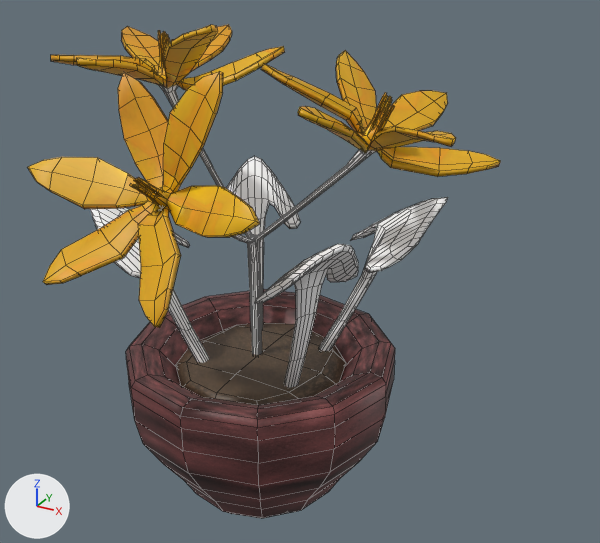
Renders of the FBX model Assets/Prefab/smallflowerpot.fbx from each side of a commit.
One viewpoint serves both versions: a 50 mm camera at (0.00511, -0.00823, 0.00745) aimed at (0.00071, -0.00022, 0.00345). Arrows for +X, +Y and +Z are at lower left; the lights stay in place. Mesh edges are drawn as thin lines. Where no turn or scale is listed for an object, it has been applied to the vertices.

Objects in the first picture: 'dirt', 'leaves1', 'leaves2', 'leaves3', 'leaves4', 'pot', 'tigerlily2'.
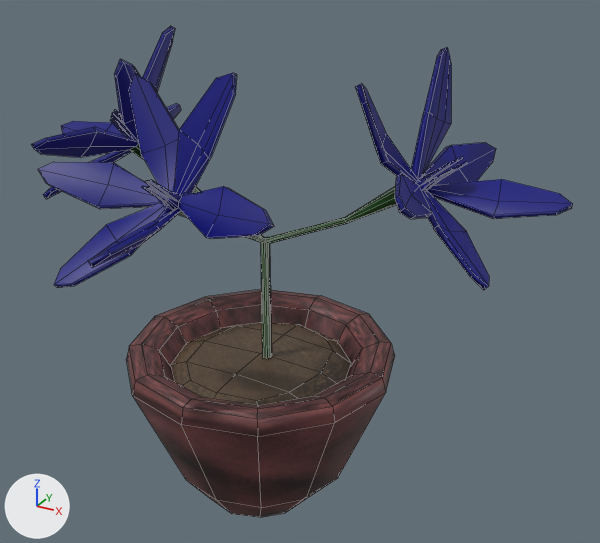
Where the newer file only moved an object's origin or applied its transform, the numbers keep the older frame.

What changed in the scene script:
```text
Add img_flowertexture2_jpg:
    img_flowertexture2_jpg = load_image('flowertexture2.jpg', '../Material/flowertexture2.jpg', 2048, 2048, 'sRGB')
Add img_darkpuredgrass_jpg:
    img_darkpuredgrass_jpg = load_image('darkpuredgrass.jpg', '../Material/darkpuredgrass.jpg', 1500, 1500, 'sRGB')
Add mat_petalshader:
    mat_petalshader = principled_material('petalshader')
    mat_petalshader.texture = img_flowertexture2_jpg
Add mat_stem1:
    mat_stem1 = principled_material('stem1')
    mat_stem1.texture = img_darkpuredgrass_jpg
Change me_mesh:
    used by ob_pot; location = (0.0, 0.0, 0.00059)
    remove me_mesh.from_pydata(...)  # 186 vertices, 184 faces; spans x -0.0018..0.0018, y -0.00178..0.00178, z -0.00068..0.00159
    add me_mesh.from_pydata(...)  # 87 vertices, 80 faces; spans x -0.0018..0.0018, y -0.00178..0.00178, z -0.00068..0.00159
    me_mesh part 2
    99 vertices are removed from x -0.0018..0.0018, y -0.00178..0.00178, z -0.00028..0.00131
    128 faces are deleted
    12 vertices in x -0.0018..0.0018, y -0.00178..0.00178, z 0.00148 move by (0.0, 0.0, -0.00011)
    12 vertices move from x -0.00104..0.00104, y -0.00102..0.00102, z -0.00044 to x -0.00117..0.00117, y -0.00116..0.00116, z -0.00016
    24 new faces join them
    me_mesh part 3: 24 kept faces spanning x -0.0018..0.0018, y -0.00178..0.00178, z -0.00062..0.00156 get new texture (UV) coordinates
Change me_mesh_002:
    used by ob_dirt; location = (0.0, 0.0, 0.00175)
    remove me_mesh_002.from_pydata(...)  # 66 vertices, 64 faces; spans x -0.00115..0.00115, y -0.00113..0.00113, z -0.00028..0.00028
    add me_mesh_002.from_pydata(...)  # 27 vertices, 20 faces; spans x -0.00122..0.00122, y -0.0012..0.0012, z 0.00012..0.00028
    me_mesh_002 part 1
    51 vertices are removed from x -0.00115..0.00115, y -0.00113..0.00113, z -0.00028..0.00012
    56 faces are deleted
    12 vertices are added at x -0.00122..0.00122, y -0.0012..0.0012, z 0.00012
    12 new faces join them
Add me_mesh_002_1:
    me_mesh_002_1.from_pydata(...)  # 598 vertices, 589 faces; spans x -0.00348..0.00348, y -0.00234..0.00234, z -0.00243..0.00243
    # faces by material slot: [465, 124]
    me_mesh_002_1.materials.append(mat_petalshader)  # picture img_flowertexture2_jpg
    me_mesh_002_1.materials.append(mat_stem1)  # picture img_darkpuredgrass_jpg
Remove ob_leaves1:
    ob_leaves1 = bpy.data.objects.new('leaves1', me_mesh_001)
    ob_leaves1.location = (0.00097, 0.00084, 0.00232)
Remove ob_tigerlily2:
    ob_tigerlily2 = bpy.data.objects.new('tigerlily2', me_mesh_003)
    ob_tigerlily2.location = (0.00021, -0.00068, 0.00384)
Remove ob_leaves2:
    ob_leaves2 = bpy.data.objects.new('leaves2', me_mesh_004)
    ob_leaves2.location = (0.00097, -0.00058, 0.00232)
Remove ob_leaves3:
    ob_leaves3 = bpy.data.objects.new('leaves3', me_mesh_005)
    ob_leaves3.location = (-0.00066, 0.00097, 0.00232)
Remove ob_leaves4:
    ob_leaves4 = bpy.data.objects.new('leaves4', me_mesh_006)
    ob_leaves4.location = (-0.001, -0.0005, 0.00232)
Add ob_bluetigerlily:
    ob_bluetigerlily = bpy.data.objects.new('bluetigerlily', me_mesh_002_1)
    ob_bluetigerlily.location = (0.00018, -0.00099, 0.00362)
```

Location of each change, [x1, y1, x2, y2] in pixels of the pictures (600 x 543 px):
'tigerlily2', deleted (orange): before [28, 25, 500, 355]
    faces in mat_petal (picture img_flowertexture_copy_jpg): [28, 25, 500, 328]
    faces in mat_stem (its picture is missing): [160, 85, 377, 355]
'bluetigerlily', added (blue): after [31, 26, 572, 358]
    faces in mat_petalshader (picture img_flowertexture2_jpg): [31, 26, 572, 290]
    faces in mat_stem1 (picture img_darkpuredgrass_jpg): [130, 143, 397, 358]
'pot', reshaped: before [126, 289, 395, 518]; after [127, 289, 395, 518]
'dirt', reshaped: before [176, 323, 346, 405]; after [171, 322, 351, 405]
'leaves2', deleted: before [254, 244, 358, 388]
'leaves1', deleted: before [320, 197, 448, 351]
'leaves3', deleted: before [226, 156, 300, 330]
'leaves4', deleted: before [90, 207, 209, 363]
part 1 of me_mesh_002, cut back: before [176, 325, 346, 405]; after [171, 322, 351, 405]
part 2 of me_mesh, cut back: before [126, 305, 395, 518]; after [133, 305, 385, 508]
part 3 of me_mesh, surface changed: before [126, 344, 395, 517]; after [127, 344, 395, 518]
